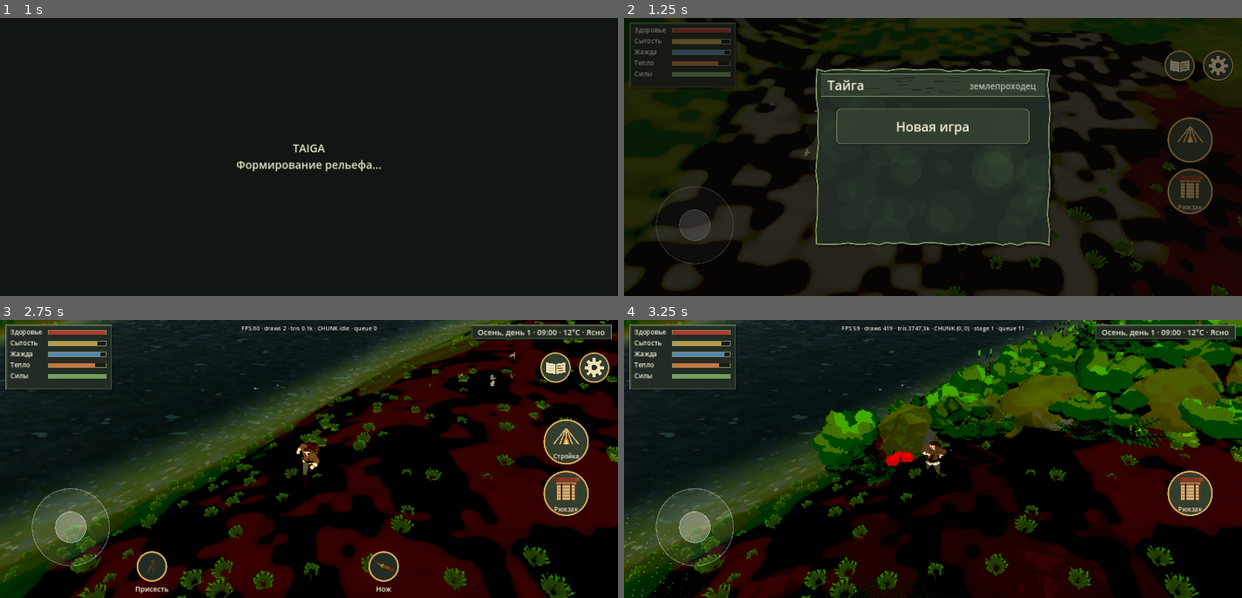
Above: before the commit, frames 1-4 (two rows, left to right).
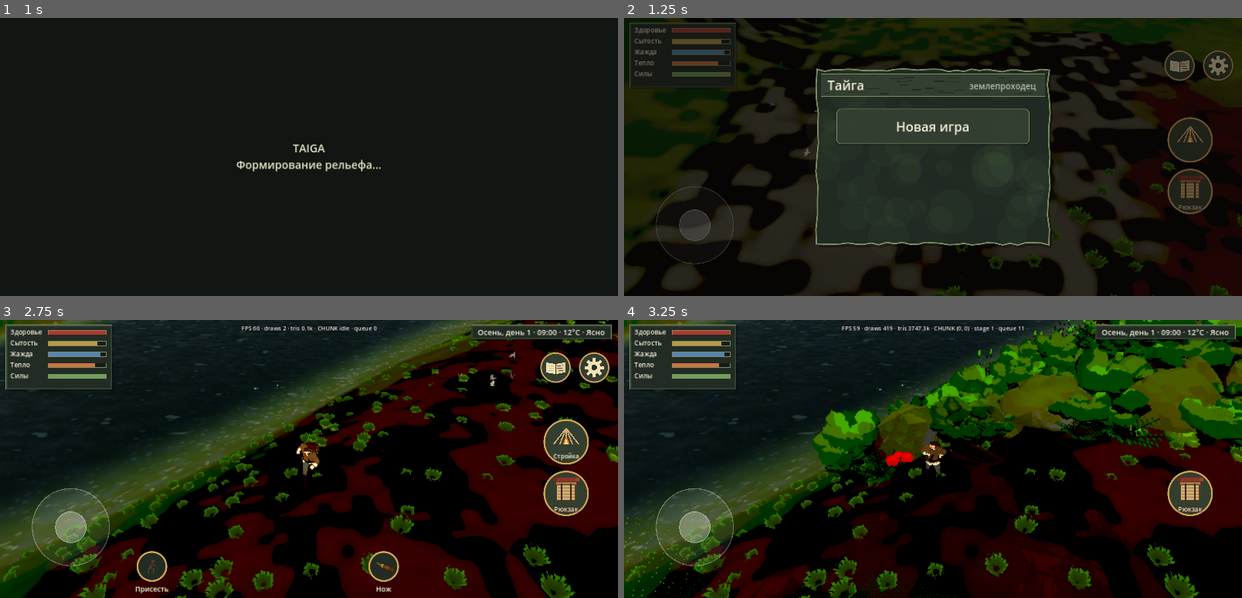
Above: after the commit, the same moments.

Repository: Masuku4129/Game
Game: Godot game, scene res://scenes/main.tscn
The game is run twice, just before and just after one commit, with the same random seed, the same clock (stepped at 60 frames per second) and the same inputs.
Inputs (mouse positions are in pixels of both pictures, inside the frame that each line leads up to):
- Up to frame 1 (1 s): tap Enter at 0.5 s; move the mouse to (444, 143) at 0.52 s; tap K at 0.6 s; click (444, 143) at 0.67 s
- Up to frame 2 (1.25 s): no input
- Up to frame 3 (2.75 s): click "Новая игра" at 1.25 s; tap Space at 2 s; drag from (185, 472) to (278, 514) at 2.02 s
- Up to frame 4 (3.25 s): click (1192, 492) at 2.77 s

Frame 1 is identical in both runs. In frame 2, less than 0.1% of the frame differs, in the area x 50-100%, y 51-100%; in frame 3, 1.3%, in the area x 0-100%, y 0-100%; in frame 4, 0.9%.
Error in both runs: Invalid access to property or key 'process_frame' on a base object of type 'null instance'. (res://scripts/main.gd:1092)

Commit message:
Widen grass brush strokes to reduce needle-like blades

Diff:
--- a/game/scripts/pveg.gd
+++ b/game/scripts/pveg.gd
@@ -156,7 +156,7 @@
 		var x0 := r.randf_range(0.12, 0.88)
 		var bend := r.randf_range(-0.25, 0.25)
 		var top := r.randf_range(0.05, 0.5)
-		var wd := r.randf_range(0.03, 0.06)
+		var wd := r.randf_range(0.05, 0.09)
 		var g := r.randf()
 		for y in h:
 			var t := float(y) / h
